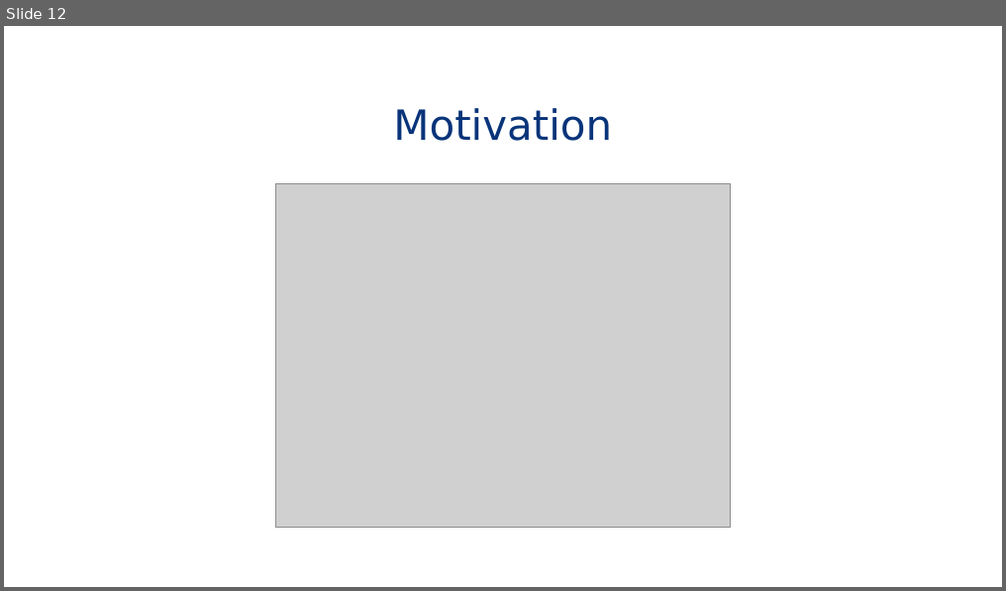
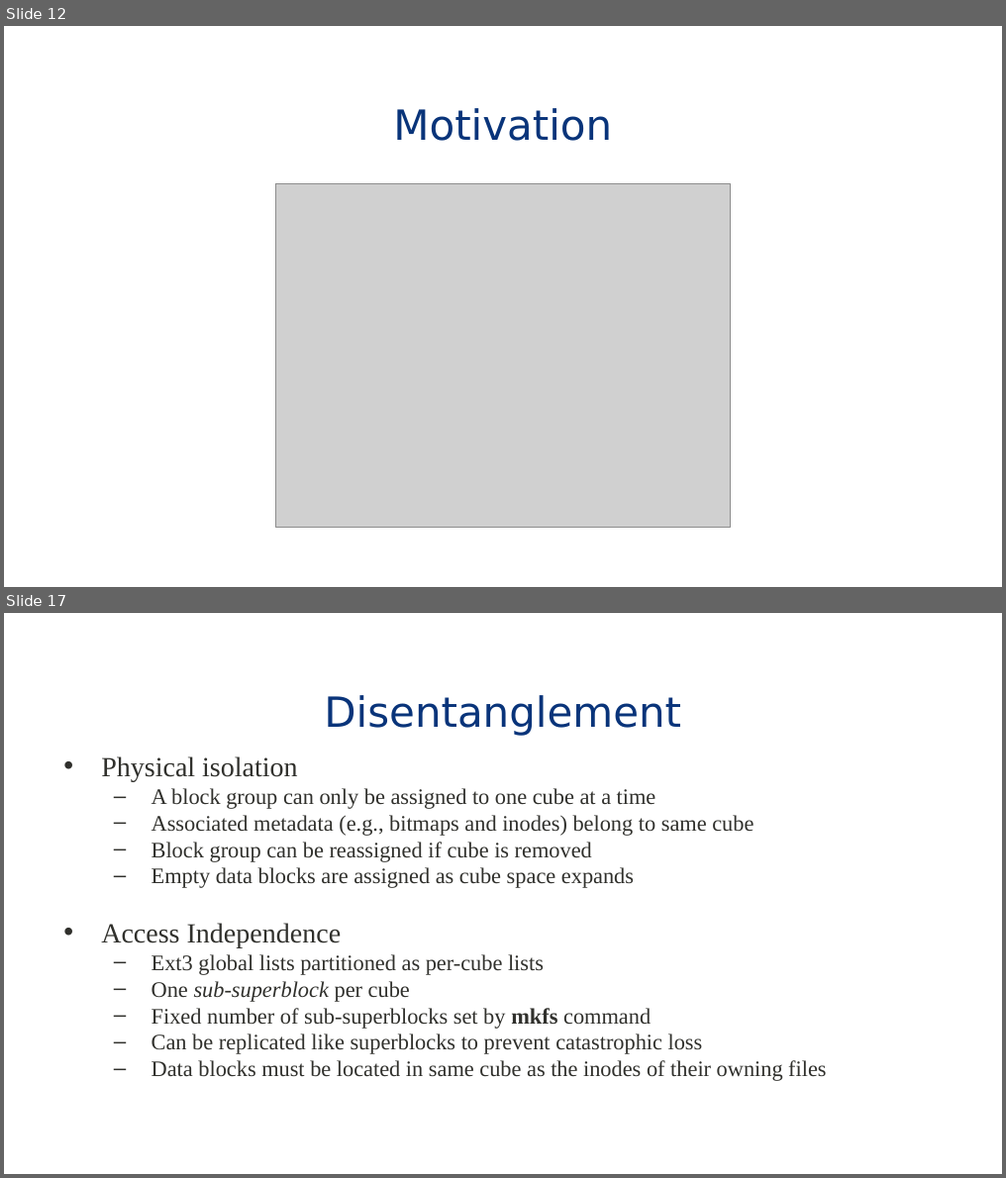
Before and after one commit to eddie-c-davis/cs-advos, a slide deck: presentations/IceFS.pptx. Shown one above the other, each under a label of ours: slide 12 before the commit, slides 12 and 17 after it; the slides between them are not shown. The pictures are 1006x591 and 1006x1178 pixels, drawn with LibreOffice and Linux fonts; fonts in the diff are those of the drawing; grey boxes stand for pictures; background and template pictures are left out. Boxes give left, top, right and bottom in pixels: in the first picture for what was removed or moved away, otherwise in the second. Text is boxed around its words. In the diff, an @@ line names an element or a change of style, - is before the commit and + after.

```diff
--- a/presentations/IceFS.pptx
+++ b/presentations/IceFS.pptx
@@ slide 17 added at (4, 613, 1002, 1174), background #FFFFFF; not listed: 1 template element that a slide beside it also shows @@
@@ title added at (324, 695, 681, 736), 30 pt, text #09347A @@
+Disentanglement
@@ text added at (101, 757, 826, 1081), 16 pt, text #30302C @@
+• Physical isolation
+  – A block group can only be assigned to one cube at a time
+  – Associated metadata (e.g., bitmaps and inodes) belong to same cube
+  – Block group can be reassigned if cube is removed
+  – Empty data blocks are assigned as cube space expands
+• Access Independence
+  – Ext3 global lists partitioned as per-cube lists
+  – One sub-superblock per cube
+  – Fixed number of sub-superblocks set by mkfs command
+  – Can be replicated like superblocks to prevent catastrophic loss
+  – Data blocks must be located in same cube as the inodes of their owning files
```
Also in this commit, not shown: 1 slide changed, 16 other slides added, 4 slides removed.
